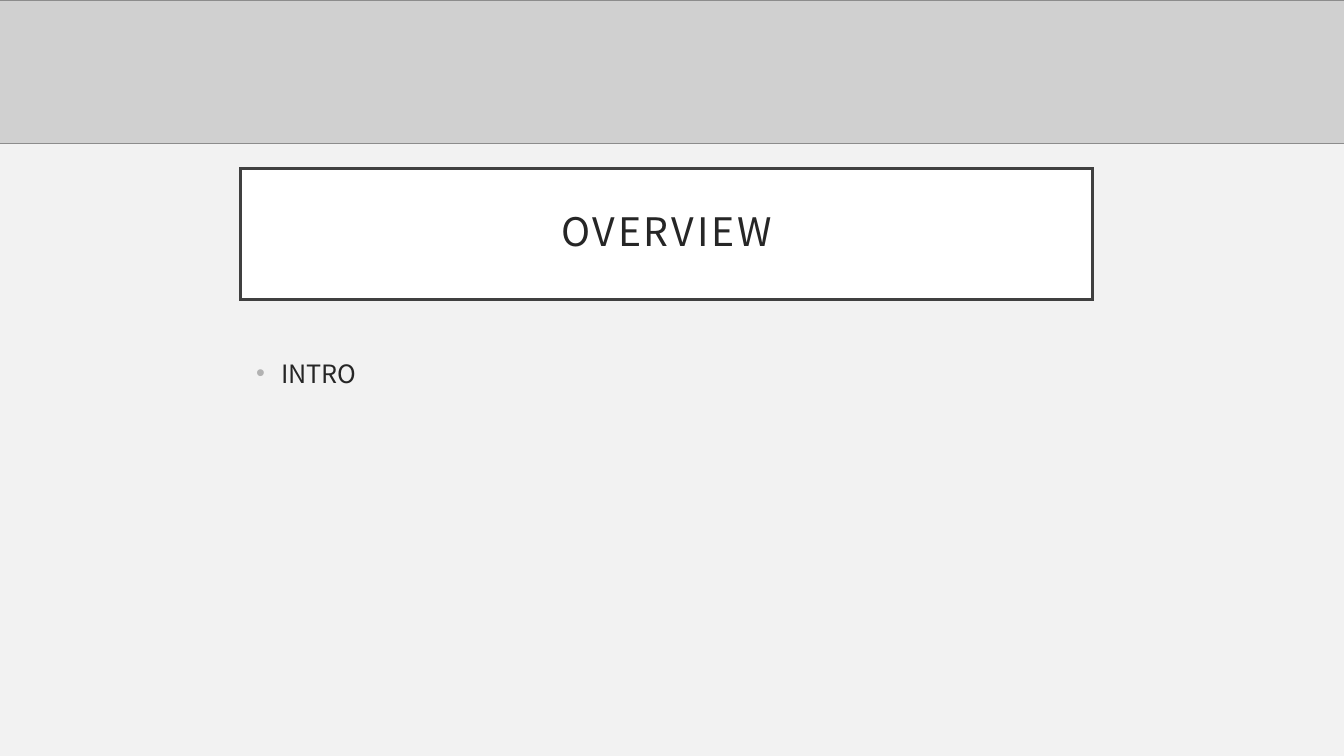
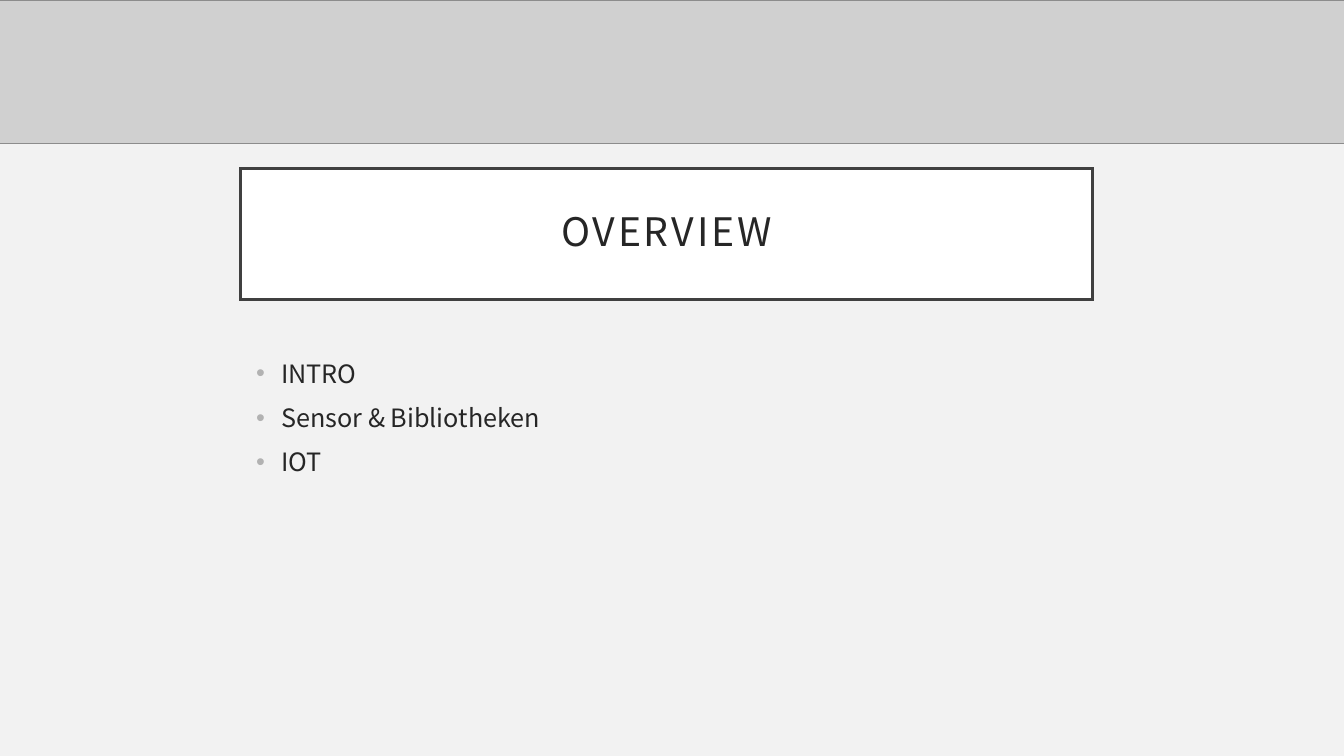
Before and after one commit to ProjektlaborEmbeddedSecurity/Presentation, a slide deck: slide 2 of PES.pptx. Drawn at 1344x756 pixels with LibreOffice and Linux fonts; fonts in the diff are those of the drawing; grey boxes stand for pictures; background and template pictures are left out. Boxes give left, top, right and bottom in pixels: in the first picture for what was removed or moved away, otherwise in the second. Text is boxed around its words. In the diff, an @@ line names an element or a change of style, - is before the commit and + after.

```diff
--- a/PES.pptx
+++ b/PES.pptx
@@ text at (281, 407, 540, 472): paragraphs added @@
+• Sensor & Bibliotheken
+• IOT
```
Also in this commit, not shown: 6 other slides changed, 7 slides added, 1 slide removed.
